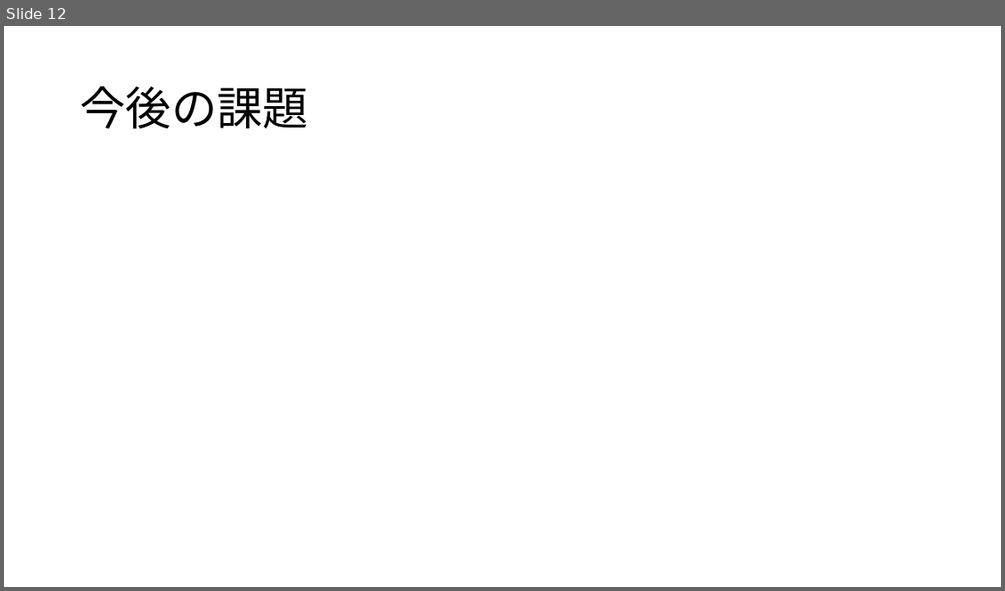
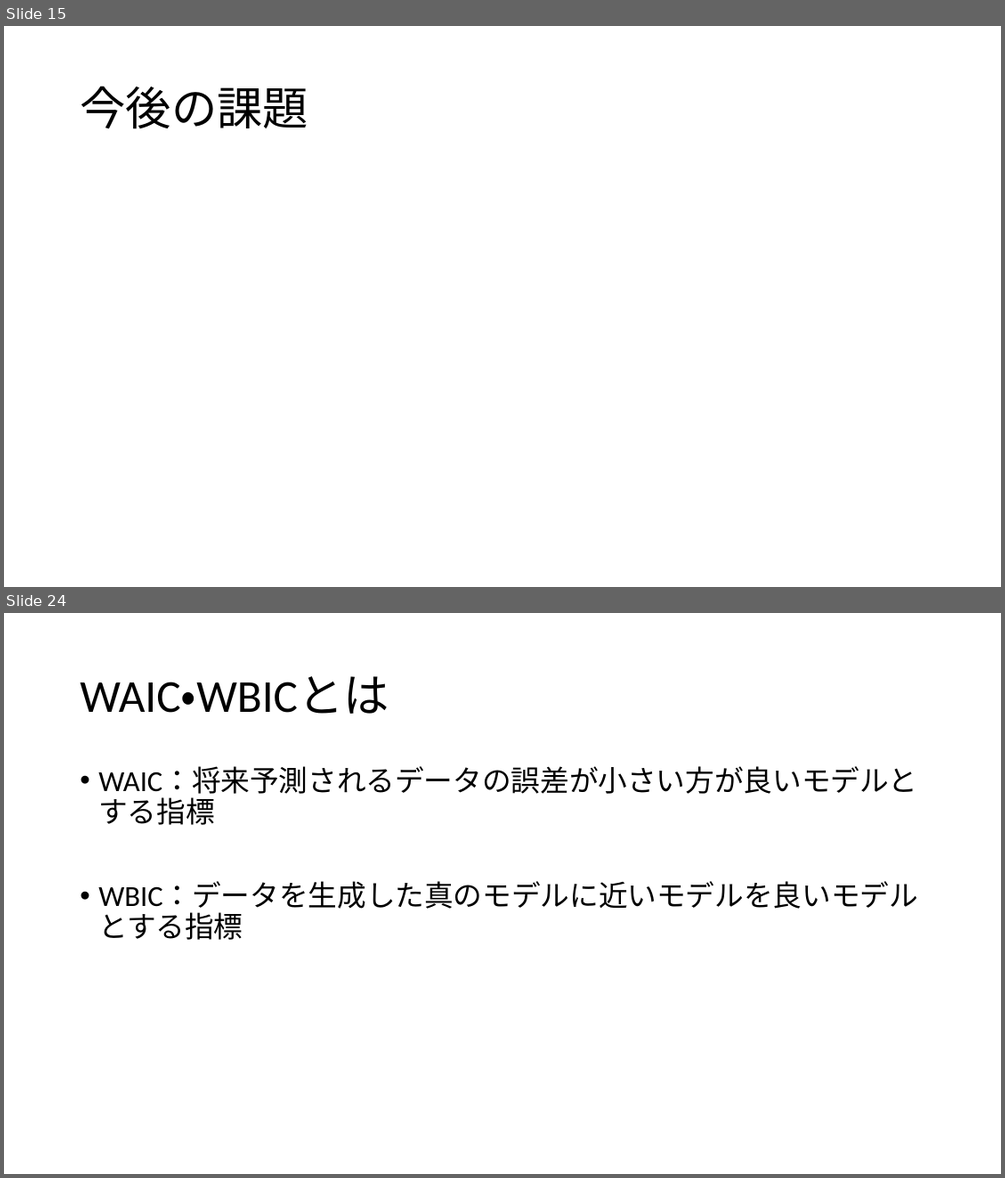
Before and after one commit to Mayu925/lab, a slide deck: chukan/発表スライド.pptx. Shown one above the other, each under a label of ours: slide 12 before the commit, slides 15 and 24 after it; the slides between them are not shown. The pictures are 1005x591 and 1005x1178 pixels, drawn with LibreOffice and Linux fonts; fonts in the diff are those of the drawing; grey boxes stand for pictures. Boxes give left, top, right and bottom in pixels: in the first picture for what was removed or moved away, otherwise in the second. Text is boxed around its words. In the diff, an @@ line names an element or a change of style, - is before the commit and + after.

```diff
--- a/chukan/発表スライド.pptx
+++ b/chukan/発表スライド.pptx
@@ slide 24 added at (4,613,1001,1174), background #FFFFFF @@
@@ title added at (80,676,389,714), 44 pt, text #000000 @@
+WAIC・WBICとは
@@ text added at (98,767,918,940), 28 pt, text #000000 @@
+• WAIC：将来予測されるデータの誤差が小さい方が良いモデルとする指標
+• WBIC：データを生成した真のモデルに近いモデルを良いモデルとする指標
@@ what was slide 12 is now slide 15 @@
```
Also in this commit, not shown: 7 other slides changed, 15 other slides added, 4 slides removed, 2 other files.
